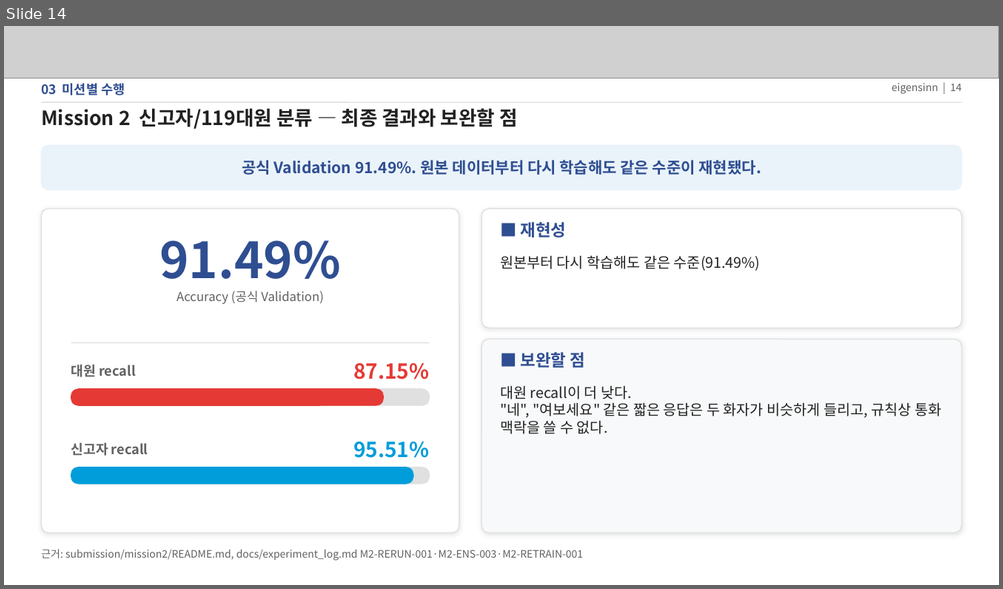
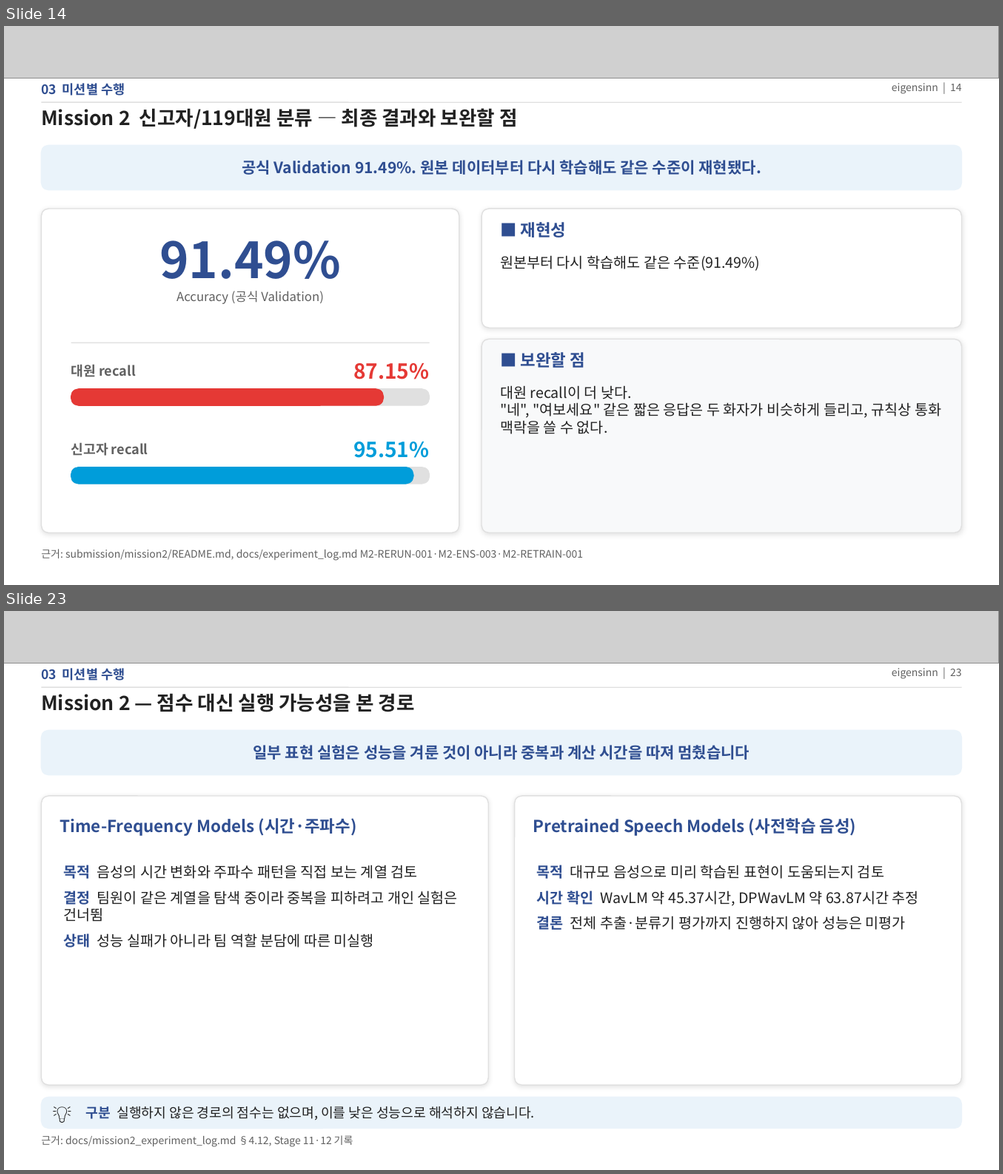
Before and after one commit to eigensinn-dcc2026/prelim, a slide deck: ppt/DCC2026_예선_결과정리.pptx. Shown one above the other, each under a label of ours: slide 14 before the commit, slides 14 and 23 after it; the slides between them are not shown. The pictures are 1003x589 and 1003x1174 pixels, drawn with LibreOffice and Linux fonts; fonts in the diff are those of the drawing; grey boxes stand for pictures. Boxes give left, top, right and bottom in pixels: in the first picture for what was removed or moved away, otherwise in the second. Text is boxed around its words. In the diff, an @@ line names an element or a change of style, - is before the commit and + after.

Commit message:
docs: 예선 결과 PPT 최신 통합본 반영

```diff
--- a/ppt/DCC2026_예선_결과정리.pptx
+++ b/ppt/DCC2026_예선_결과정리.pptx
@@ slide 23 added at (4, 611, 999, 1170), background #FFFFFF @@
@@ picture added at (4, 611, 999, 664) @@
@@ text added at (41, 668, 125, 681), 12.5 pt, text #2F4E91, bold @@
+03 미션별 수행
@@ text added at (891, 668, 962, 679), 10 pt, text #616161 @@
+eigensinn | 23
@@ line added from (41, 687) to (962, 687), #E0E0E0 1 pt @@
@@ text added at (41, 693, 415, 712), 19 pt, text #212121, bold @@
+Mission 2 — 점수 대신 실행 가능성을 본 경로
@@ rounded rectangle added at (41, 730, 962, 775), fill #EAF3FA, outline #EAF3FA 1 pt @@
@@ text added at (253, 745, 750, 760), 15 pt, text #2F4E91, bold @@
+일부 표현 실험은 성능을 겨룬 것이 아니라 중복과 계산 시간을 따져 멈췄습니다
@@ rounded rectangle added at (41, 796, 488, 1085), fill #FFFFFF, outline #E0E0E0 1 pt @@
@@ rounded rectangle added at (515, 796, 962, 1085), fill #FFFFFF, outline #E0E0E0 1 pt @@
@@ text added at (60, 818, 357, 836), 16 pt, text #2F4E91, bold @@
+Time-Frequency Models (시간·주파수)
@@ text added at (533, 818, 856, 836), 16 pt, text #2F4E91, bold @@
+Pretrained Speech Models (사전학습 음성)
@@ text added at (64, 865, 458, 948), 14 pt, text #212121 @@
+목적 음성의 시간 변화와 주파수 패턴을 직접 보는 계열 검토
+결정 팀원이 같은 계열을 탐색 중이라 중복을 피하려고 개인 실험은 건너뜀
+상태 성능 실패가 아니라 팀 역할 분담에 따른 미실행
@@ text added at (537, 865, 919, 930), 14 pt, text #212121 @@
+목적 대규모 음성으로 미리 학습된 표현이 도움되는지 검토
+시간 확인 WavLM 약 45.37시간, DPWavLM 약 63.87시간 추정
+결론 전체 추출·분류기 평가까지 진행하지 않아 성능은 미평가
@@ rounded rectangle added at (41, 1097, 962, 1129), fill #EAF3FA, outline #EAF3FA 1 pt @@
@@ text added at (53, 1097, 82, 1129), 18 pt, text #212121 @@
+💡
@@ text added at (86, 1107, 535, 1121), 13 pt, text #212121 @@
+구분 실행하지 않은 경로의 점수는 없으며, 이를 낮은 성능으로 해석하지 않습니다.
@@ text added at (41, 1136, 353, 1147), 10 pt, text #616161 @@
+근거: docs/mission2_experiment_log.md §4.12, Stage 11·12 기록
```
Also in this commit, not shown: 9 slides changed, 13 other slides added.
